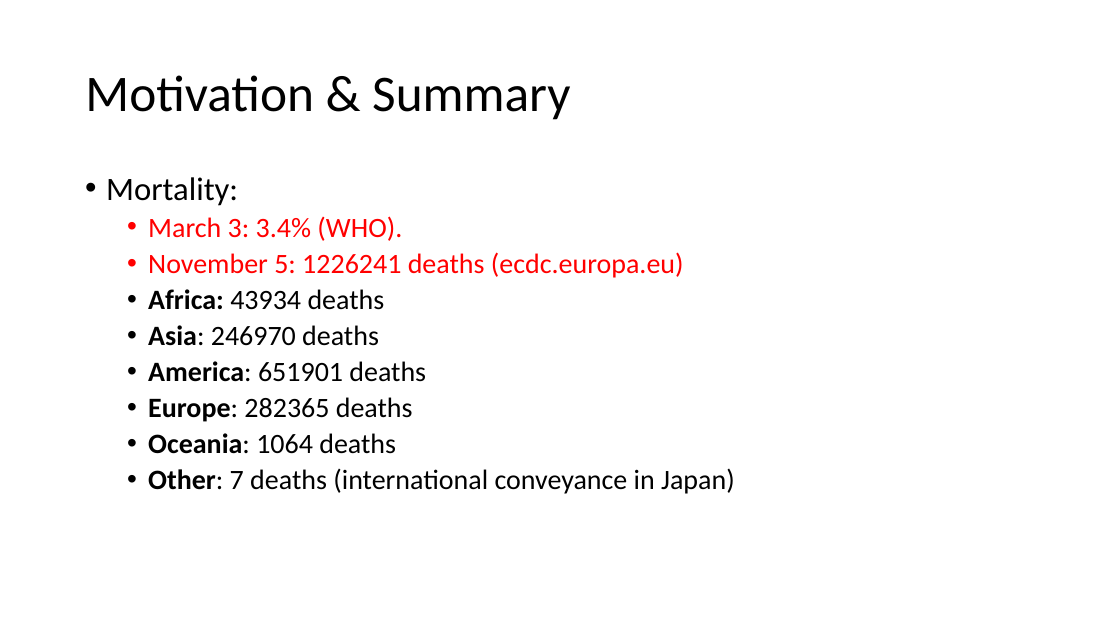
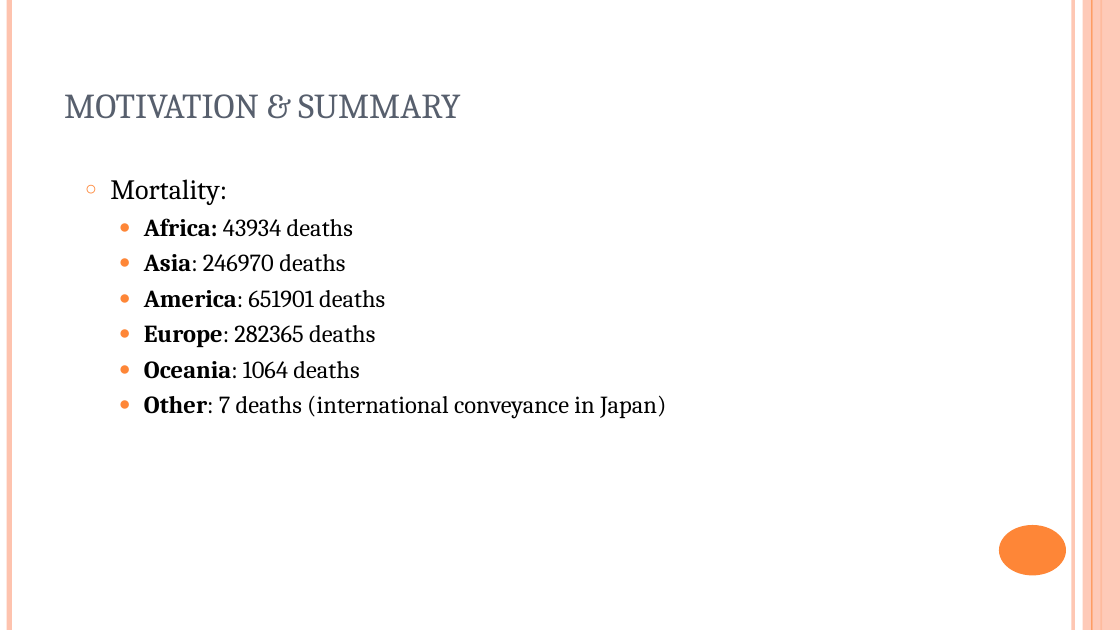
Before and after one commit to BunmiOlakanmi/Project, a slide deck: slide 3 of COVID-19 - analysis.ppt. Drawn at 1120x630 pixels with LibreOffice and Linux fonts; fonts in the diff are those of the drawing. Boxes give left, top, right and bottom in pixels: in the first picture for what was removed or moved away, otherwise in the second. Text is boxed around its words. In the diff, an @@ line names an element or a change of style, - is before the commit and + after.

```diff
--- a/COVID-19 - analysis.ppt
+++ b/COVID-19 - analysis.ppt
@@ line added from (9, 0) to (9, 630), #FEC3AE 4.51 pt @@
@@ title "MOTIVATION & SUMMARY" at (64,94,460,118): vertical alignment middle to bottom @@
@@ line added from (1073, 0) to (1073, 630), #FEC3AE 3 pt @@
@@ rectangle added at (1082,0,1119,630), fill #FEC3AE at 87% opacity @@
@@ line added from (1091, 0) to (1091, 630), #FE8637 0.74 pt @@
@@ line added from (1101, 0) to (1101, 630), #FE8637 1.5 pt @@
@@ title at (64,94,460,118): text changed; size 44 to 30 pt; font Calibri to Cambria; text colour #000000 to #575F6D @@
-Motivation & Summary
+MOTIVATION & SUMMARY
@@ text "Mortality:" at (110,179,666,419): size 28 to 24 pt in "Mortality:"; font Calibri to Cambria, size 24 to 21 pt; bullet • to ○; line spacing 0.9 to 1; less space between paragraphs; bullet colour #000000 to #FE8637; bullet • to ● @@
@@ text at (148,216,684,278): paragraphs removed @@
-  • March 3: 3.4% (WHO).
-  • November 5: 1226241 deaths (ecdc.europa.eu)
@@ ellipse added at (998,525,1065,575), fill #FE8637 @@
```
Also in this commit, not shown: 8 other slides changed, 4 slides added, 2 slides removed.
